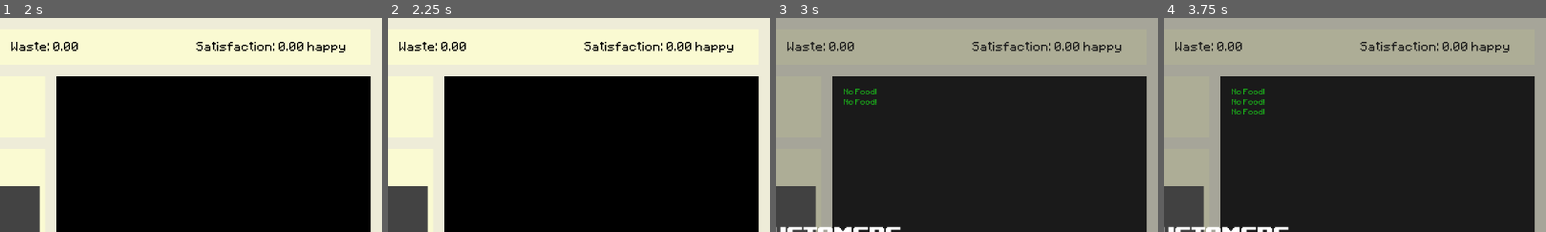
Above: before the commit, frames 1-4 (left to right).
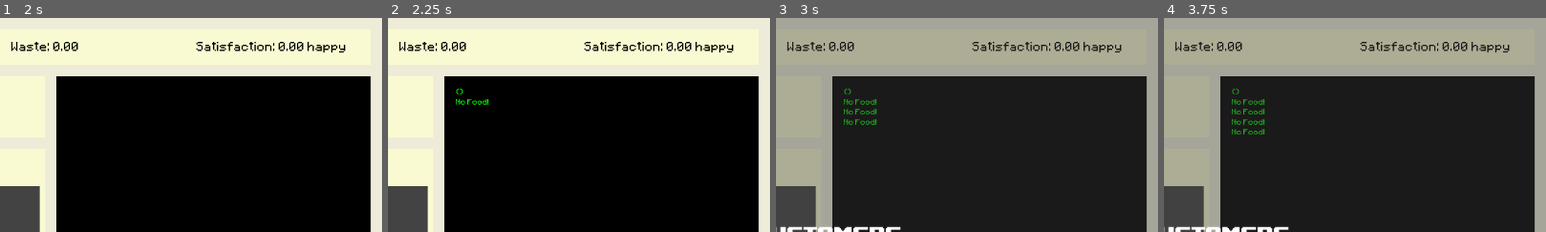
Above: after the commit, the same moments.

Repository: lhancewong/thesis-game-project
Game: Godot game, scene res://interfaces/title_screen_menus/title_screen_main.tscn
The game is run twice, just before and just after one commit, with the same random seed, the same clock (stepped at 60 frames per second) and the same inputs. Sound files missing from this copy of the repository are replaced by a short silence.
Inputs:
- Up to frame 1 (2 s): click "Start Game" at 0.5 s; click "File 1" at 1.25 s
- Up to frame 2 (2.25 s): click "To Title Screen" at 2 s
- Up to frame 3 (3 s): click "Start Day" at 2.75 s
- Up to frame 4 (3.75 s): tap Enter at 3.5 s
The pictures show only the part of the screen within x 50-100%, y 0-50%; the shares and areas given below are measured in that part.

Frame 1 is identical in both runs. In frame 2, 0.2% of the frame differs, in the area x 17-27%, y 33-41%; in frame 3, 0.4%, in the area x 17-27%, y 33-50%; in frame 4, 0.4%.
Error before the commit: Invalid type in function 'add_text' in base 'Control (in_game_console.gd)'. Cannot convert argument 1 from Nil to String. (res://interfaces/on_daylight_menus/s…

Commit message:
Fix cookable_food not being updated properly

Diff:
--- a/interfaces/on_daylight_menus/on_daylight_main.tscn
+++ b/interfaces/on_daylight_menus/on_daylight_main.tscn
@@ -44,7 +44,7 @@
 script = ExtResource( 1 )
 resto = ExtResource( 12 )
 custo = ExtResource( 13 )
-food = ExtResource( 15 )
+meal = ExtResource( 15 )
 ingredient = ExtResource( 16 )
 waste_manager = ExtResource( 14 )
 
--- a/interfaces/on_daylight_menus/scripts/on_daylight_main.gd
+++ b/interfaces/on_daylight_menus/scripts/on_daylight_main.gd
@@ -3,7 +3,7 @@
 # Resources
 export(Resource) var resto
 export(Resource) var custo
-export(Resource) var food
+export(Resource) var meal
 export(Resource) var ingredient
 export(Resource) var waste_manager
 
@@ -80,7 +80,8 @@
 
 # Button Signals
 func _on_ToTitleScreen_pressed():
-	terminal.add_text(resto.update_cookable_food())
+	resto.update_cookable_food()
+	terminal.add_text(str(resto.cookable_food))
 	terminal.add_text(resto.get_rand_cookable_food().type)
 
 	# get_tree().change_scene("res://interfaces/title_screen_menus/title_screen_main.tscn")
--- a/interfaces/on_daylight_menus/scripts/order_ingredients.gd
+++ b/interfaces/on_daylight_menus/scripts/order_ingredients.gd
@@ -12,16 +12,16 @@
 export(Resource) var order_manager
 
 # Labels
-onready var order_chicken_amount = 0
+onready var order_chicken_amount = 1
 onready var order_chicken_label = $VBoxContainer/Order/Chicken/HBoxContainer/LineEdit
 
-onready var order_beef_amount = 0
+onready var order_beef_amount = 1
 onready var order_beef_label = $VBoxContainer/Order/Beef/HBoxContainer/LineEdit
 
-onready var order_pork_amount = 0
+onready var order_pork_amount = 1
 onready var order_pork_label = $VBoxContainer/Order/Pork/HBoxContainer/LineEdit
 
-onready var order_curry_amount = 0
+onready var order_curry_amount = 1
 onready var order_curry_label = $VBoxContainer/Order/CurryStock/HBoxContainer/LineEdit
 
 onready var stock_chicken = $VBoxContainer/Storage/Chicken/Amount/Amount
--- a/project.godot
+++ b/project.godot
@@ -15,14 +15,14 @@
 "path": "res://resources/entities/customer.gd"
 }, {
 "base": "Resource",
-"class": "Food",
-"language": "GDScript",
-"path": "res://resources/entities/meal.gd"
-}, {
-"base": "Resource",
 "class": "Ingredient",
 "language": "GDScript",
 "path": "res://resources/entities/ingredient.gd"
+}, {
+"base": "Resource",
+"class": "Meal",
+"language": "GDScript",
+"path": "res://resources/entities/meal.gd"
 }, {
 "base": "Resource",
 "class": "Order_Manager",
@@ -41,8 +41,8 @@
 } ]
 _global_script_class_icons={
 "Customer": "",
-"Food": "",
 "Ingredient": "",
+"Meal": "",
 "Order_Manager": "",
 "Restaurant": "",
 "Waste_Manager": ""
@@ -52,7 +52,6 @@
 
 config/name="Thesis-game-project"
 run/main_scene="res://interfaces/title_screen_menus/title_screen_main.tscn"
-config/icon="res://icon.png"
 
 [autoload]
 
@@ -73,6 +72,10 @@
 
 singletons=[  ]
 
+[global]
+
+VCS=true
+
 [gui]
 
 common/drop_mouse_on_gui_input_disabled=true
--- a/resources/entities/ingredient.gd
+++ b/resources/entities/ingredient.gd
@@ -68,62 +68,6 @@
 	"price": 0.69,
 }
 
-export(Dictionary) var stockpile = {
-	"chicken": 0,
-	"beef": 0,
-	"pork": 0,
-	"curry_powder": 0,
-	"potato": 0,
-	"spinach": 0,
-	"eggplant": 0,
-	"cheese": 0,
-	"lemon": 0,
-	"coffee_mix": 0,
-	"sugar": 0,
-}
-
-func get_stockpile() -> Dictionary:
-	return stockpile
-
-
-func spend_ingredients(food: Dictionary) -> void:
-	var ingredient_list = food["ingredients"]
-
-	for i in (ingredient_list):
-		if i in stockpile:
-			stockpile[i] -= 1
-
-
-func buy_ingredients(type: int, amount: int) -> float:
-	var ingredient
-	match (type):
-		0: ingredient = chicken
-		1: ingredient = beef
-		2: ingredient = pork
-		3: ingredient = curry_powder
-
-
-	var price = ingredient["price"] * amount
-	stockpile[ingredient["type"]] += amount
-
-	return price
-
-func get_dict(food: String) -> Dictionary:
-	match(food):
-		'c' : return chicken
-		'b' : return beef
-		'p' : return pork
-		'cp': return curry_powder
-		'po': return potato
-		'sp': return spinach
-		'eg': return eggplant
-		'ch': return cheese
-		'le': return lemon
-		'cm': return coffee_mix
-		'su': return sugar
-		_   : return {}
-
-
 # Maybe prepare curry stock, chicken stock, beef stock, and the veggies
 
 # If the ingredients are this granulated, maybe ordering ingredients can either
--- a/resources/entities/ingredient.tres
+++ b/resources/entities/ingredient.tres
@@ -60,16 +60,3 @@
 "price": 0.69,
 "type": "sugar"
 }
-stockpile = {
-"beef": 0,
-"cheese": 0,
-"chicken": 0,
-"coffee_mix": 0,
-"curry_powder": 0,
-"eggplant": 0,
-"lemon": 0,
-"pork": 0,
-"potato": 0,
-"spinach": 0,
-"sugar": 0
-}
--- a/resources/entities/meal.gd
+++ b/resources/entities/meal.gd
@@ -1,48 +1,38 @@
-class_name Food
+class_name Meal
 extends Resource
 
-export(Dictionary) var chicken_curry = {
+export(Dictionary) var menu = {
+	chicken_curry = {
 	"id": 1,
 	"base_price": 20,
 	"type": "Chicken Curry",
 	"ingredients": ["chicken", "curry_powder"],
 	"toppings": ["potato", "spinach", "eggplant", "cheese"],
-}
-
-export(Dictionary) var beef_curry = {
+	},
+	beef_curry = {
 	"id": 2,
 	"base_price": 25,
 	"type": "Beef Curry",
 	"ingredients": ["beef", "curry_powder"],
 	"toppings": ["potato", "spinach", "eggplant", "cheese"],
-}
-
-export(Dictionary) var pork_curry = {
+	},
+	pork_curry = {
 	"id": 3,
 	"base_price": 23,
 	"type": "Pork Curry",
 	"ingredients": ["pork", "curry_powder"],
 	"toppings": ["potato", "spinach", "eggplant", "cheese"],
-}
-
-export(Dictionary) var lemonade = {
+	},
+	lemonade = {
 	"id": 4,
 	"base_price": 7,
 	"type": "Lemonade",
 	"ingredients": ["lemon", "sugar"],
-}
-
-export(Dictionary) var coffee = {
+	},
+	coffee = {
 	"id": 5,
 	"base_price": 7,
 	"type": "Coffee",
 	"ingredients": ["coffee_mix", "sugar"],
+	},
 }
-
-export(Dictionary) var list = {
-	"Chicken Curry": chicken_curry,
-	"Beef Curry": beef_curry,
-	"Pork Curry": pork_curry,
-	"Lemonade": lemonade,
-	"Coffee": coffee,
-}
--- a/resources/entities/meal.tres
+++ b/resources/entities/meal.tres
@@ -5,38 +5,38 @@
 [resource]
 resource_name = "Meal"
 script = ExtResource( 1 )
-chicken_curry = {
-"base_price": 10,
+menu = {
+"beef_curry": {
+"base_price": 25,
+"id": 2,
+"ingredients": [ "beef", "curry_powder" ],
+"toppings": [ "potato", "spinach", "eggplant", "cheese" ],
+"type": "Beef Curry"
+},
+"chicken_curry": {
+"base_price": 20,
 "id": 1,
 "ingredients": [ "chicken", "curry_powder" ],
 "toppings": [ "potato", "spinach", "eggplant", "cheese" ],
 "type": "Chicken Curry"
-}
-beef_curry = {
-"base_price": 15,
-"id": 2,
-"ingredients": [ "beef", "curry_powder" ],
-"toppings": [ "potato", "spinach", "eggplant", "cheese" ],
-"type": "Beef Curry"
-}
-pork_curry = {
-"base_price": 13,
+},
+"coffee": {
+"base_price": 7,
+"id": 5,
+"ingredients": [ "coffee_mix", "sugar" ],
+"type": "Coffee"
+},
+"lemonade": {
+"base_price": 7,
+"id": 4,
+"ingredients": [ "lemon", "sugar" ],
+"type": "Lemonade"
+},
+"pork_curry": {
+"base_price": 23,
 "id": 3,
 "ingredients": [ "pork", "curry_powder" ],
 "toppings": [ "potato", "spinach", "eggplant", "cheese" ],
 "type": "Pork Curry"
 }
-lemonade = {
-"base_price": 5,
-"id": 4,
-"ingredients": [ "lemon", "sugar" ],
-"type": "Lemonade"
 }
-coffee = {
-"base_price": 5,
-"id": 5,
-"ingredients": [ "coffee_mix", "sugar" ],
-"type": "Coffee"
-}
-list = {
-}
--- a/resources/handlers/restaurant_manager.gd
+++ b/resources/handlers/restaurant_manager.gd
@@ -53,7 +53,6 @@
 func _noisefy(num: float):
 	return rand_range(0.95, 1.05) * num
 
-
 """
 Customer Methods
 """
@@ -126,7 +125,7 @@
 # Calculates possible food items that can be cooked given
 # the current ingredient stockpile
 func update_cookable_food():
-	var food_list = MEAL.list
+	var food_list = MEAL.menu.values()
 
 	for food in food_list:
 		var cookable = true
@@ -155,12 +154,12 @@
 
 func get_food(name: String) -> Dictionary:
 	match (name):
-		"Chicken Curry": return MEAL.chicken_curry
-		"Beef Curry": return MEAL.beef_curry
-		"Pork Curry": return MEAL.pork_curry
-		"Lemonade": return MEAL.lemonade
-		"Coffee": return MEAL.coffee
-		_: return MEAL.spinach
+		"Chicken Curry": return MEAL.menu.chicken_curry
+		"Beef Curry": return MEAL.menu.beef_curry
+		"Pork Curry": return MEAL.menu.pork_curry
+		"Lemonade": return MEAL.menu.lemonade
+		"Coffee": return MEAL.menu.coffee
+		_: return MEAL.menu.spinach
 
 """
 Ingredient Methods
@@ -183,9 +182,9 @@
 		i_stockpile[ingredient.type] += amount
 		money -= price
 
-		debug_msg = "Bought %d dollars of %s"
+		debug_msg = "Bought %.2f dollars of %s"
 	else:
-		debug_msg = "You broke ass bitch you can't afford %d dollars of %s"
+		debug_msg = "You broke ass bitch you can't afford %.2f dollars of %s"
 
 	print(debug_msg % [price, type])
 
